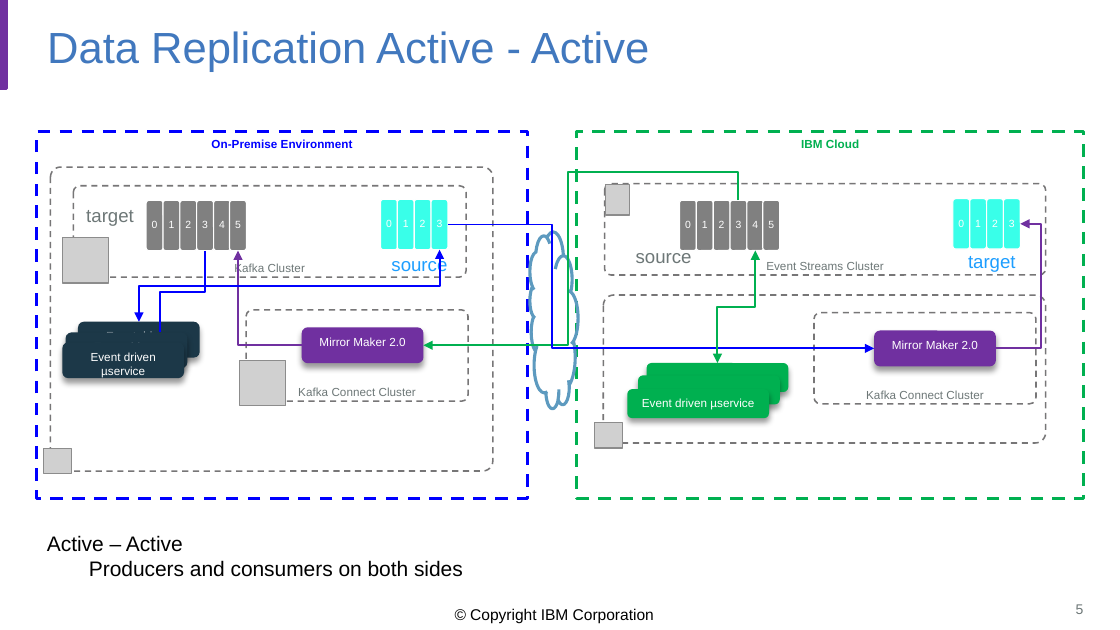
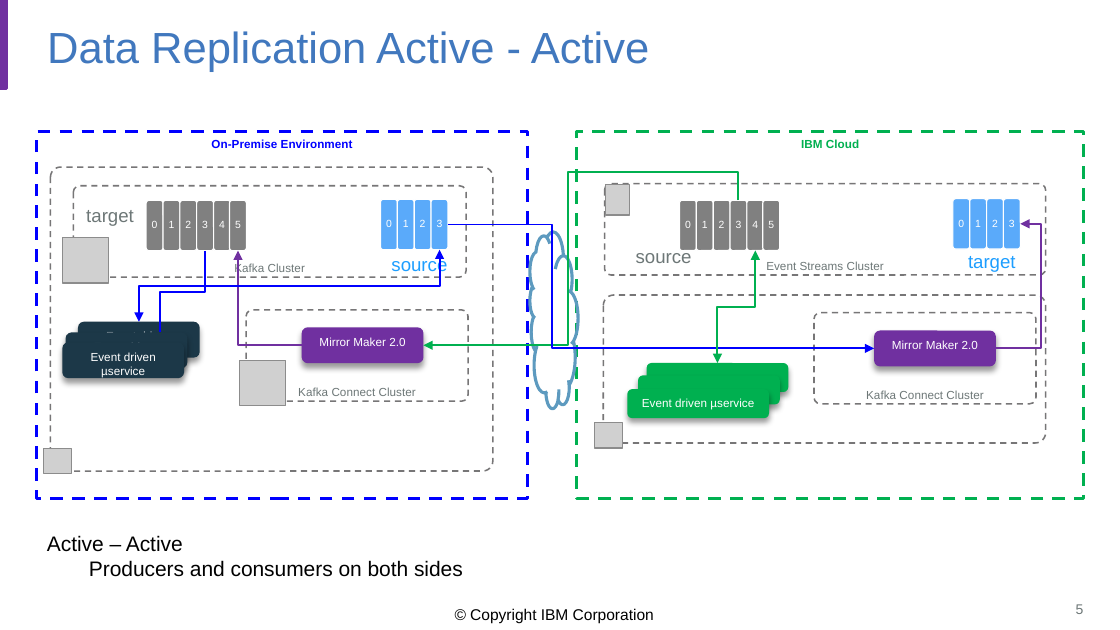
Before and after one commit to balasgit/kafka-studies, a slide deck: slide 5 of mm2-diagrams.pptx. Drawn at 1120x630 pixels with LibreOffice and Linux fonts; fonts in the diff are those of the drawing; grey boxes stand for pictures; background and template pictures are left out. Boxes give left, top, right and bottom in pixels: in the first picture for what was removed or moved away, otherwise in the second. Text is boxed around its words. In the diff, an @@ line names an element or a change of style, - is before the commit and + after.

```diff
--- a/mm2-diagrams.pptx
+++ b/mm2-diagrams.pptx
@@ fill #39FFE9 to #5AAAFA in 8 elements at [381,199,398,250], [398,199,414,250], [414,199,431,250], [431,199,448,250], [953,198,970,249], [970,198,987,249], [987,198,1004,249], [1004,198,1020,249] @@
```
Also in this commit, not shown: 2 other slides changed, 9 other files.
